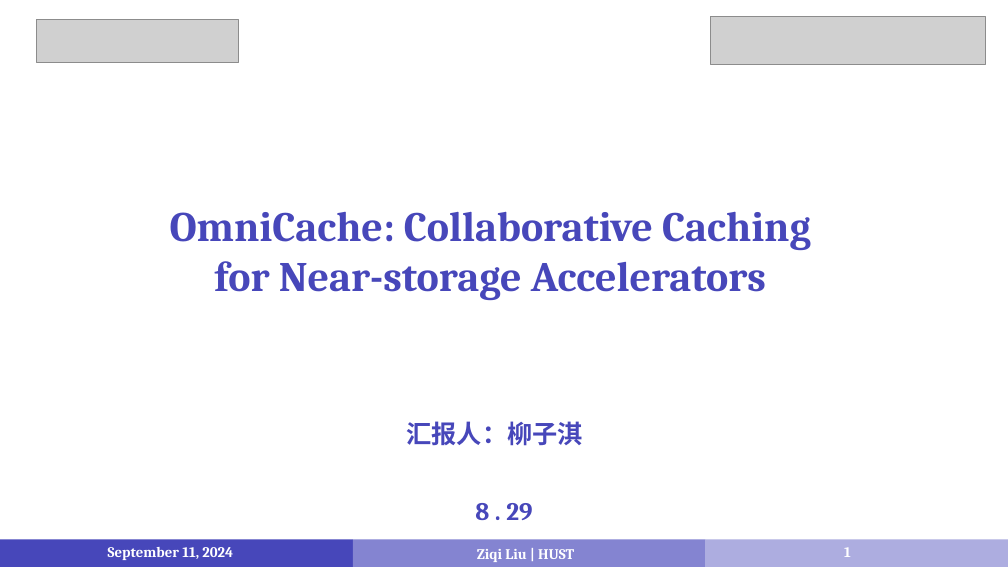
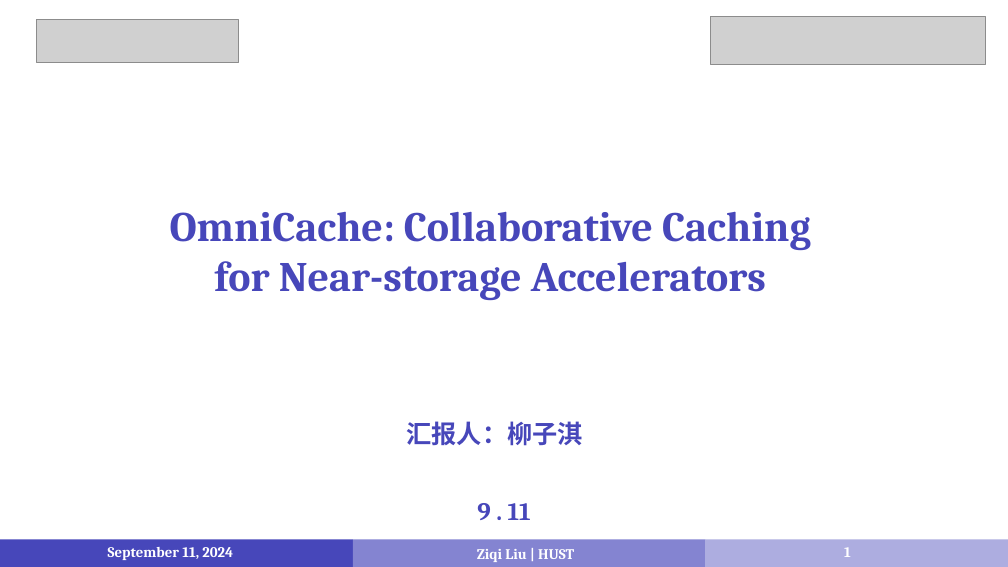
Before and after one commit to LiuziqiOvO/md, a slide deck: slide 1 of 4_Paper/报告/12_OmniCache.pptx. Drawn at 1008x567 pixels with LibreOffice and Linux fonts; fonts in the diff are those of the drawing; grey boxes stand for pictures. Boxes give left, top, right and bottom in pixels: in the first picture for what was removed or moved away, otherwise in the second. Text is boxed around its words. In the diff, an @@ line names an element or a change of style, - is before the commit and + after.

```diff
--- a/4_Paper/报告/12_OmniCache.pptx
+++ b/4_Paper/报告/12_OmniCache.pptx
@@ text at (477,503,531,520): text changed @@
-8 . 29
+9 . 11
```
Also in this commit, not shown: 7 other slides changed, 15 slides added, 6 slides removed, 5 other files.
